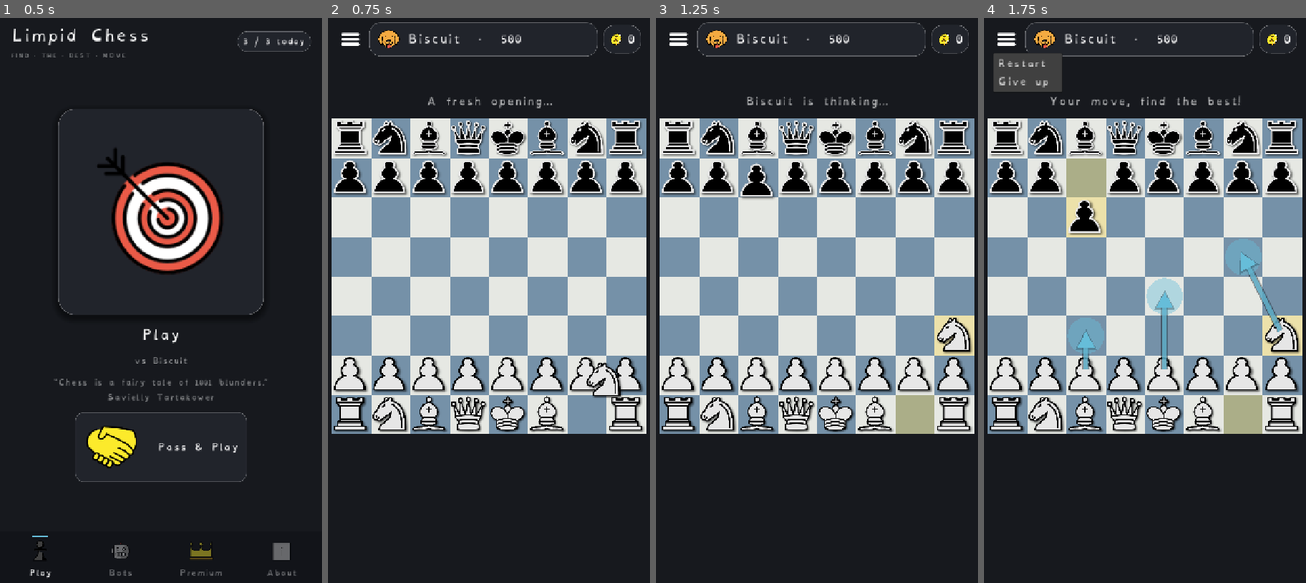
Above: before the commit, frames 1-4 (left to right).
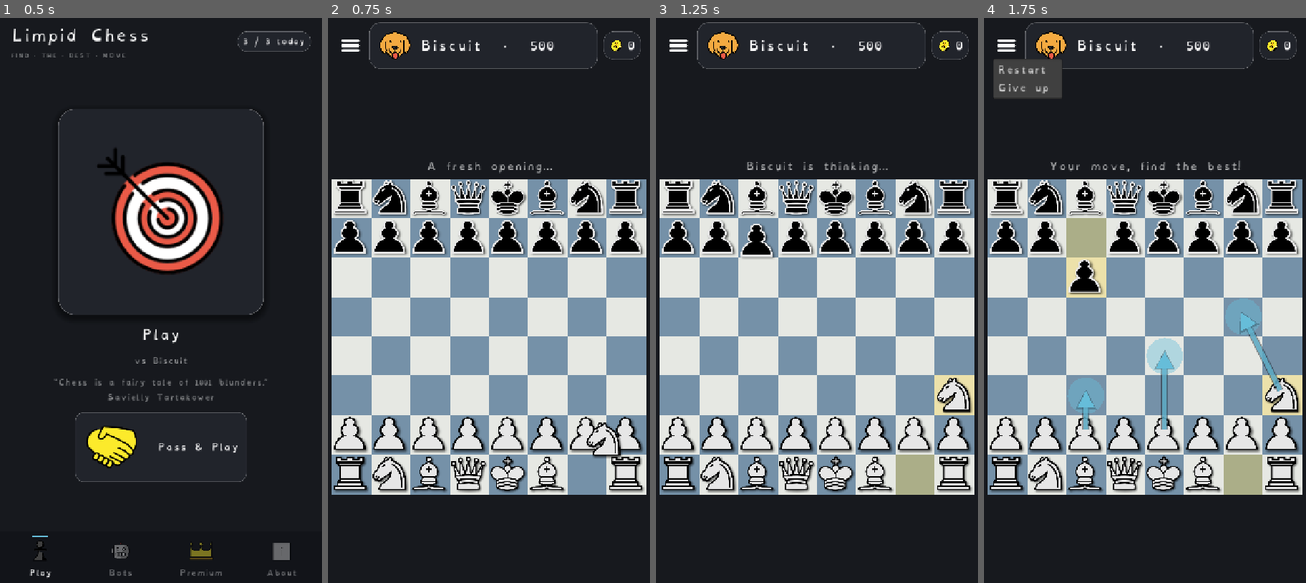
Above: after the commit, the same moments.

Repository: Hatscat/limpidchess
Game: Godot game, scene res://scenes/home.tscn
Two runs of this game, one before a commit and one after it. Both use one fixed random seed, a clock stepped at 60 frames per second and the inputs below.
Inputs (mouse positions are in pixels of both pictures, inside the frame that each line leads up to; where the layout moved, square brackets give the same spot in the first picture):
- Up to frame 1 (0.5 s): no input
- Up to frame 2 (0.75 s): click (489, 210) at 0.5 s
- Up to frame 3 (1.25 s): no input
- Up to frame 4 (1.75 s): click (1006, 46) [1006, 40] at 1.25 s

Frame 1 is identical in both runs. In frame 2, 49% of the frame differs, in the area x 1-99%, y 1-85%; in frame 3, 50%; in frame 4, 53%.

Commit message:
feat: Implement captured pieces display and enhance game layout for better UX

Diff:
--- a/scenes/game.tscn
+++ b/scenes/game.tscn
@@ -93,7 +93,7 @@
 offset_left = 20.0
 offset_top = 16.0
 offset_right = -20.0
-offset_bottom = 84.0
+offset_bottom = 120.0
 grow_horizontal = 2
 theme_override_constants/separation = 12
 
@@ -120,7 +120,7 @@
 
 [node name="OpponentAvatar" type="TextureRect" parent="TopBar/OpponentChip/HBox" unique_id=1169140156]
 unique_name_in_owner = true
-custom_minimum_size = Vector2(60, 60)
+custom_minimum_size = Vector2(88, 88)
 layout_mode = 2
 size_flags_vertical = 4
 expand_mode = 1
@@ -129,7 +129,7 @@
 [node name="OpponentName" type="Label" parent="TopBar/OpponentChip/HBox" unique_id=884372973]
 unique_name_in_owner = true
 layout_mode = 2
-theme_override_font_sizes/font_size = 24
+theme_override_font_sizes/font_size = 28
 text = "Opponent"
 
 [node name="CoinsChip" type="PanelContainer" parent="TopBar" unique_id=280847139]
--- a/scripts/dev/shot_live.gd
+++ b/scripts/dev/shot_live.gd
@@ -1,11 +1,17 @@
 extends Node
-## Screenshot the running game in a LIVE tree (engine + tween animations work):
-##   godot --path . res://scripts/dev/shot_live.tscn   → /tmp/limpid_game.png
+## Render the game at TRUE phone size (720x1280) in a live tree (engine + tweens
+## work), regardless of the desktop display. -> /tmp/limpid_game.png
+##   godot --path . res://scripts/dev/shot_live.tscn
+var vpc: SubViewport
 var frames := 0
 func _ready() -> void:
-	add_child(load("res://scenes/game.tscn").instantiate())
+	vpc = SubViewport.new()
+	vpc.size = Vector2i(720, 1280)
+	vpc.render_target_update_mode = SubViewport.UPDATE_ALWAYS
+	add_child(vpc)
+	vpc.add_child(load("res://scenes/game.tscn").instantiate())
 func _process(_d: float) -> void:
 	frames += 1
 	if frames == 320:
-		get_window().get_texture().get_image().save_png("/tmp/limpid_game.png")
+		vpc.get_texture().get_image().save_png("/tmp/limpid_game.png")
 		get_tree().quit()
--- a/scripts/game.gd
+++ b/scripts/game.gd
@@ -10,6 +10,10 @@
 
 const ChessBotScript := preload("res://scripts/chess/chess_bot.gd")
 const StockfishEngineScript := preload("res://scripts/chess/stockfish_engine.gd")
+const CapturedStripScript := preload("res://scripts/ui/captured_strip.gd")
+
+## Centipawn-ish piece values for the material lead (king excluded). pawn..queen.
+const PIECE_VALUE := {1: 1, 2: 3, 3: 3, 4: 5, 5: 9}
 
 const ANALYSIS_DEPTH_SF := 10
 const OPENING_WINDOW_CP := 55
@@ -53,6 +57,14 @@
 var _decent_count := 0
 var _blunder_count := 0
 
+# Captured-pieces strips (below the board). Codes accumulated as moves are played:
+# _caps_white = the black pieces White has taken, _caps_black = the white pieces
+# Black has taken (each side shows its own trophies). Created in _ready.
+var cap_top: Control       ## strip for the side at the TOP of the board
+var cap_bottom: Control    ## strip for the side at the BOTTOM (the player, vs a bot)
+var _caps_white: PackedInt32Array = PackedInt32Array()
+var _caps_black: PackedInt32Array = PackedInt32Array()
+
 
 func _ready() -> void:
 	rules = ChessRules.new()
@@ -63,6 +75,16 @@
 
 	board.set_rules(rules)
 	board.option_chosen.connect(_on_option_chosen)
+
+	# Captured-pieces strips: keep them right after the board so the result /
+	# confirm overlays (later siblings) still draw on top.
+	cap_top = CapturedStripScript.new()
+	cap_bottom = CapturedStripScript.new()
+	add_child(cap_top)
+	add_child(cap_bottom)
+	move_child(cap_top, board.get_index() + 1)
+	move_child(cap_bottom, board.get_index() + 2)
+
 	_setup_opponent_panel()
 	_refresh_coins()
 	result_overlay.visible = false
@@ -75,6 +97,7 @@
 	popup.id_pressed.connect(_on_menu)
 
 	_layout_for_safe_area()
+	get_viewport().size_changed.connect(_layout_for_safe_area)
 	feedback.text = ""
 	_begin()
 
@@ -84,18 +107,61 @@
 		GameManager.go_to_home()
 
 
-## Push the top bar / labels / board down past the device notch.
+## Layout, top → bottom: top bar (with the big portrait) · breathing room ·
+## feedback + status captions · the board (sat in the lower-middle, index-finger
+## reach) · a captured-pieces strip per side. Sized from the live viewport so it
+## adapts to any phone aspect / notch; re-runs on size_changed.
+const _BAR_H := 104.0          ## top bar height (fits the 88px portrait)
+const _FEED_H := 80.0          ## feedback box (room for a 2-line result)
+const _STATUS_H := 36.0
+const _CAP_STRIP_H := 34.0     ## one captured-pieces strip
+const _CAP_GAP := 6.0          ## gap between the two strips
+const _CAP_TOP_GAP := 10.0     ## gap from board bottom to the first strip
+
 func _layout_for_safe_area() -> void:
-	var top: int = max(DisplayServer.get_display_safe_area().position.y, 16)
+	var vp := get_viewport_rect().size
+	if vp.x <= 0.0 or vp.y <= 0.0:
+		return  # size not established yet; size_changed will call us again
+	var top: float = maxf(DisplayServer.get_display_safe_area().position.y, 16.0)
 	$TopBar.offset_top = top
-	$TopBar.offset_bottom = top + 68
-	# Feedback + status sit just above the board (which is top-aligned), so the
-	# text reads as a caption for the board rather than floating near the top bar.
-	feedback.offset_top = top + 104
-	feedback.offset_bottom = top + 154
-	status_label.offset_top = top + 156
-	status_label.offset_bottom = top + 192
-	board.offset_top = top + 198
+	$TopBar.offset_bottom = top + _BAR_H
+
+	var caption_block: float = _FEED_H + 6.0 + _STATUS_H + 12.0  # captions + gap to board
+	var captured_block: float = _CAP_TOP_GAP + _CAP_STRIP_H + _CAP_GAP + _CAP_STRIP_H
+
+	# Full-width square, shrunk if a short screen can't fit the whole stack.
+	var area_top: float = top + _BAR_H
+	var board_size: float = minf(vp.x - 16.0,
+		vp.y - area_top - caption_block - captured_block - 24.0)
+	board_size = maxf(board_size, 0.0)
+	var bx: float = (vp.x - board_size) * 0.5
+
+	# Centre the captioned-board-plus-strips block in the remaining space, biased a
+	# touch downward (half the slack above, the rest below) so the board sits in
+	# the lower-middle within thumb-and-finger reach, not pinned to either edge.
+	var content_h: float = caption_block + board_size + captured_block
+	var extra: float = maxf(0.0, vp.y - area_top - content_h - 16.0)
+	var board_top: float = area_top + extra * 0.5 + caption_block
+
+	board.offset_left = bx
+	board.offset_right = -bx
+	board.offset_top = board_top
+	board.offset_bottom = (board_top + board_size) - vp.y
+
+	# Status hugs the board top; feedback (can wrap to 2 lines) just above it.
+	status_label.offset_bottom = board_top - 12.0
+	status_label.offset_top = status_label.offset_bottom - _STATUS_H
+	feedback.offset_bottom = status_label.offset_top - 6.0
+	feedback.offset_top = feedback.offset_bottom - _FEED_H
+
+	# Captured strips, aligned with the board's width, just below it.
+	var sy: float = board_top + board_size + _CAP_TOP_GAP
+	if cap_top:
+		cap_top.position = Vector2(bx, sy)
+		cap_top.size = Vector2(board_size, _CAP_STRIP_H)
+	if cap_bottom:
+		cap_bottom.position = Vector2(bx, sy + _CAP_STRIP_H + _CAP_GAP)
+		cap_bottom.size = Vector2(board_size, _CAP_STRIP_H)
 
 
 func _setup_opponent_panel() -> void:
@@ -142,7 +208,10 @@
 	_best_count = 0
 	_decent_count = 0
 	_blunder_count = 0
+	_caps_white = PackedInt32Array()
+	_caps_black = PackedInt32Array()
 	_refresh_coins()
+	_update_captured()
 	_record_position()
 	_play_random_opening()
 
@@ -315,15 +384,67 @@
 
 func _play_move(move: int) -> void:
 	var mover := rules.side_to_move
-	rules.make_move(move)
+	var undo := rules.make_move(move)
+	var captured: int = undo.get("captured_piece", 0)
+	if captured != 0:
+		if mover == ChessRules.WHITE:
+			_caps_white.append(captured)
+		else:
+			_caps_black.append(captured)
 	board.set_last_move(move, mover)
 	board.set_rules(rules)
 	board.end_animation()  # commit done → drop the slide overlay (piece is now at dest)
+	_update_captured()
 	_record_position()
 
 
 func _record_position() -> void:
 	_history.append(rules.position_key())
+
+
+## Refresh both captured-pieces strips from the current board + accumulated trophies.
+## The material lead is read from on-board material (correct even after a promotion);
+## the trophy icons come from the actual pieces captured.
+func _update_captured() -> void:
+	if cap_top == null or cap_bottom == null:
+		return
+	var wmat := 0
+	var bmat := 0
+	for sq in 64:
+		var p: int = rules.board[sq]
+		if p == 0:
+			continue
+		var t: int = ChessRules.piece_type(p)
+		if t < ChessRules.PAWN or t > ChessRules.QUEEN:
+			continue  # skip kings
+		var v: int = PIECE_VALUE[t]
+		if ChessRules.piece_color(p) == ChessRules.WHITE:
+			wmat += v
+		else:
+			bmat += v
+
+	# The board flips to keep the player at the bottom, so the bottom strip is the
+	# player's (White in pass & play); the top strip is the opponent's.
+	var bottom_color: int = ChessRules.WHITE if GameManager.pass_and_play else player_color
+	var top_color: int = 1 - bottom_color
+	cap_bottom.set_data(_sorted_caps(bottom_color), maxi(0, _material_lead(bottom_color, wmat, bmat)))
+	cap_top.set_data(_sorted_caps(top_color), maxi(0, _material_lead(top_color, wmat, bmat)))
+
+
+## Material lead (in points) for `color`, given total on-board material per side.
+func _material_lead(color: int, wmat: int, bmat: int) -> int:
+	return (wmat - bmat) if color == ChessRules.WHITE else (bmat - wmat)
+
+
+## The pieces `capturer` has taken, ordered pawns → queen for display.
+func _sorted_caps(capturer: int) -> PackedInt32Array:
+	var src: PackedInt32Array = _caps_white if capturer == ChessRules.WHITE else _caps_black
+	var out: PackedInt32Array = PackedInt32Array()
+	for t in [ChessRules.PAWN, ChessRules.KNIGHT, ChessRules.BISHOP, ChessRules.ROOK, ChessRules.QUEEN]:
+		for c in src:
+			if ChessRules.piece_type(c) == t:
+				out.append(c)
+	return out
 
 
 func _update_check_highlight() -> void:
--- /dev/null
+++ b/scripts/ui/captured_strip.gd
@@ -0,0 +1,60 @@
+extends Control
+
+## A thin strip of the pieces ONE side has captured: small icons grouped by type
+## (slightly overlapping, like chess.com) followed by a "+N" material lead.
+##
+## Custom-drawn rather than a container so it stays cheap (no node churn per move)
+## and matches the board's look. Fed by game.gd via [set_data]; it never decides
+## anything about the game.
+
+const Rules := preload("res://scripts/chess/chess_rules.gd")
+const FONT := preload("res://assets/fonts/OpenDyslexic-Regular.otf")
+
+var _tex := {}
+var _items: PackedInt32Array = PackedInt32Array()  ## piece codes, pre-sorted pawns→queen
+var _advantage := 0                                ## > 0 → show "+N"
+
+
+func _ready() -> void:
+	_load_textures()
+
+
+func _load_textures() -> void:
+	var names := {
+		Rules.PAWN: "pawn", Rules.KNIGHT: "knight", Rules.BISHOP: "bishop",
+		Rules.ROOK: "rook", Rules.QUEEN: "queen",
+	}
+	for t in names:
+		_tex[Rules.make_piece(t, Rules.WHITE)] = load("res://assets/pieces/w_%s.png" % names[t])
+		_tex[Rules.make_piece(t, Rules.BLACK)] = load("res://assets/pieces/b_%s.png" % names[t])
+
+
+## items: captured piece codes (sorted by value). advantage: material lead (0 hides it).
+func set_data(items: PackedInt32Array, advantage: int) -> void:
+	_items = items
+	_advantage = advantage
+	queue_redraw()
+
+
+func _draw() -> void:
+	var icon: float = minf(size.y, 30.0)
+	var y: float = (size.y - icon) * 0.5
+	var x: float = 0.0
+	var prev_type := -1
+	var same_step: float = icon * 0.55  ## overlap within one piece type
+	var type_gap: float = icon * 0.28   ## breathing gap when the type changes
+	var drew := false
+	for code in _items:
+		var tex: Texture2D = _tex.get(code)
+		if tex == null:
+			continue  # no icon for this code (e.g. a king) → reserve no space either
+		var t: int = Rules.piece_type(code)
+		if prev_type != -1:
+			x += same_step if t == prev_type else (icon + type_gap)
+		draw_texture_rect(tex, Rect2(x, y, icon, icon), false)
+		prev_type = t
+		drew = true
+	if _advantage > 0:
+		var rx: float = (x + icon + 10.0) if drew else 0.0
+		draw_string(FONT, Vector2(rx, y + icon * 0.74), "+%d" % _advantage,
+			HORIZONTAL_ALIGNMENT_LEFT, -1, UI.FONT_CAPTION, UI.TEXT_DIM)
--- a/scripts/ui/chess_board.gd
+++ b/scripts/ui/chess_board.gd
@@ -147,9 +147,9 @@
 	var board_px := minf(size.x, size.y)
 	_cell = floorf(board_px / 8.0)
 	var used := _cell * 8.0
-	# Centre horizontally, but top-align vertically (cap the top pad) so the board
-	# sits right under the status text instead of floating in the middle.
-	_origin = Vector2((size.x - used) * 0.5, minf((size.y - used) * 0.5, _cell * 0.2))
+	# The control is sized to the board square by game.gd, so this just centres
+	# (and absorbs any rounding remainder).
+	_origin = Vector2((size.x - used) * 0.5, (size.y - used) * 0.5)
 
 
 func _draw_squares() -> void:
Not shown, added: scripts/ui/captured_strip.gd.uid
Not shown, added: .claude/scheduled_tasks.lock
